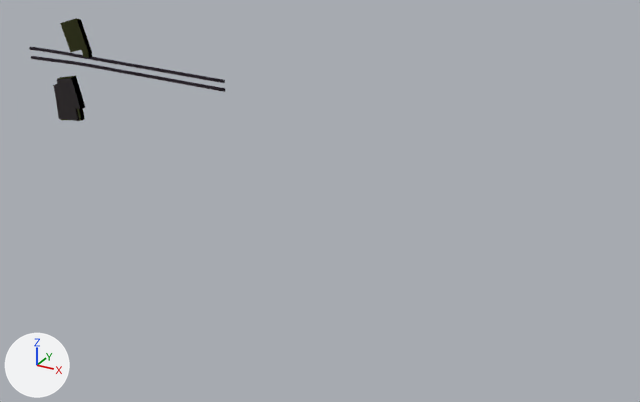
The glTF model Specs/Data/Cesium3DTiles/Batched/B3DMTEST/GZDT/0_2_0_1_1.glb, before and after one commit.
Camera for both pictures: a 50 mm camera at (7524.0, -1127.0, -1437.0) aimed at (6890.0, 25.0, -2013.0). Every picture has the same lights, and +X, +Y and +Z are marked at lower left. Vertices at the same position are counted once.

Objects in the first picture: '0_2_0_1_1'.
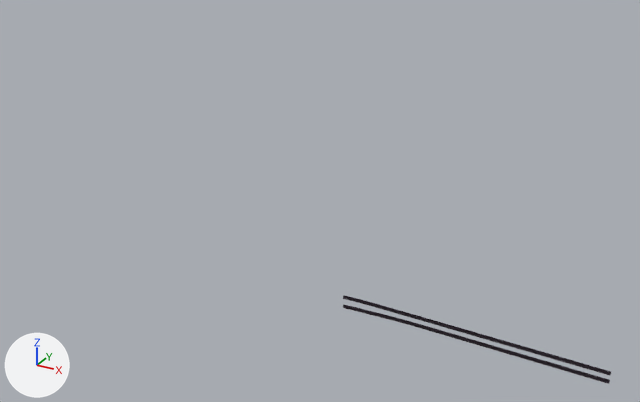
Pixel boxes (x1, y1, x2, y2) of what changed, in the pictures (640 x 402 px; the box of a moved part takes in the faces that stretch with it):
```json
{"object": "0_2_0_1_1", "change": "reshaped", "before": [29, 18, 225, 121], "after": [343, 296, 611, 384], "on screen": "37% wider, 14% shorter"}
{"part": 1, "of": "me_0_2_0_1_1", "change": "moved or reshaped", "before": [31, 56, 225, 92], "after": [343, 305, 610, 384]}
{"part": 2, "of": "me_0_2_0_1_1", "change": "moved or reshaped", "before": [29, 47, 225, 83], "after": [343, 296, 611, 375]}
{"part": 3, "of": "me_0_2_0_1_1", "change": "deleted", "before": [60, 18, 92, 58]}
{"part": 4, "of": "me_0_2_0_1_1", "change": "deleted", "before": [53, 77, 85, 109]}
{"part": 5, "of": "me_0_2_0_1_1", "change": "deleted", "before": [61, 109, 85, 121]}
{"part": 6, "of": "me_0_2_0_1_1", "change": "deleted", "before": [57, 105, 80, 121]}
```

Edits to the scene script, one JSON object a line:
```json
{"block": "me_0_2_0_1_1", "where": "me_0_2_0_1_1.from_pydata(...)  # 314 vertices, 600 faces; spans x 6282.0..6718.0, y -13.0..29.0, z -1950.0..-1761.0"}
{"block": "me_0_2_0_1_1", "where": "# used by ob_0_2_0_1_1; location = (0.0, 0.0, 0.0)"}
{"block": "me_0_2_0_1_1", "change": "me_0_2_0_1_1 part 1: the loose piece of 136 vertices spanning x 6283.0..6718.0, y 14.0..29.0, z -1856.0..-1846.0 is moved by (656.0, -7.0, -339.0), in mat_material_0 (grey #9f8fa2)"}
{"block": "me_0_2_0_1_1", "change": "me_0_2_0_1_1 part 2: the loose piece of 120 vertices spanning x 6282.0..6718.0, y 14.0..29.0, z -1839.0..-1831.0 is moved by (656.0, -7.0, -339.0), in mat_material_0 (grey #9f8fa2)"}
{"block": "me_0_2_0_1_1", "change": "me_0_2_0_1_1 part 3: the loose piece of 18 vertices spanning x 6401.0..6458.0, y -10.0..-1.0, z -1824.0..-1761.0 is deleted"}
{"block": "me_0_2_0_1_1", "change": "me_0_2_0_1_1 part 4: the loose piece of 14 vertices spanning x 6368.0..6428.0, y -13.0..-1.0, z -1920.0..-1865.0 is deleted"}
{"block": "me_0_2_0_1_1", "change": "me_0_2_0_1_1 part 5: the loose piece of 10 vertices spanning x 6372.0..6423.0, y -10.0..-1.0, z -1950.0..-1920.0 is deleted"}
{"block": "me_0_2_0_1_1", "change": "me_0_2_0_1_1 part 6: the loose piece of 8 vertices spanning x 6372.0..6419.0, y -13.0..-1.0, z -1946.0..-1920.0 is deleted"}
{"op": "remove", "block": "me_0_2_0_1_1", "code": "me_0_2_0_1_1.materials.append(mat_material_1)  # grey #9f8fa2"}
{"op": "remove", "block": "me_0_2_0_1_1", "code": "me_0_2_0_1_1.materials.append(mat_material_2)  # grey #b6acaf"}
```
